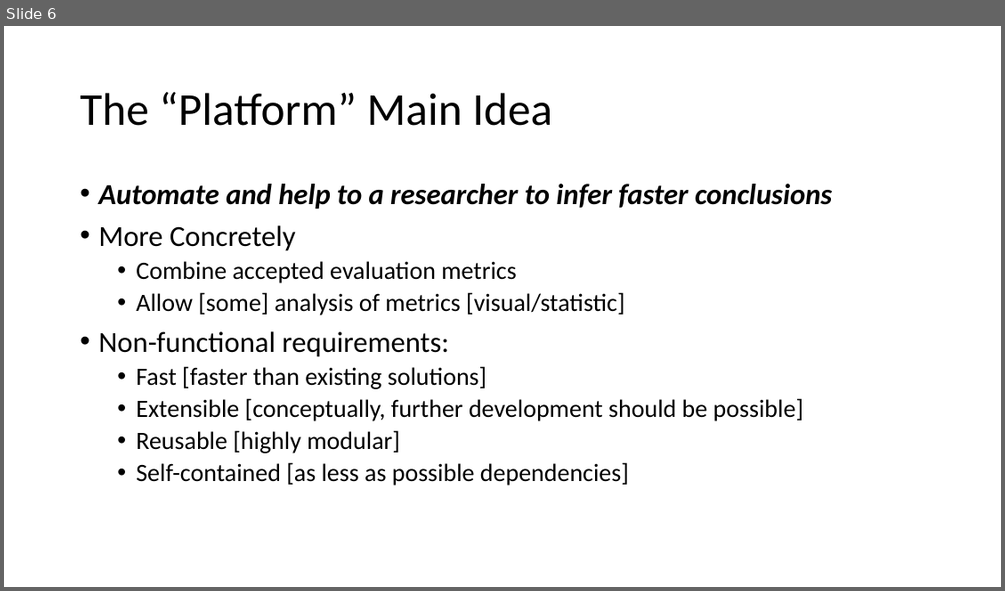
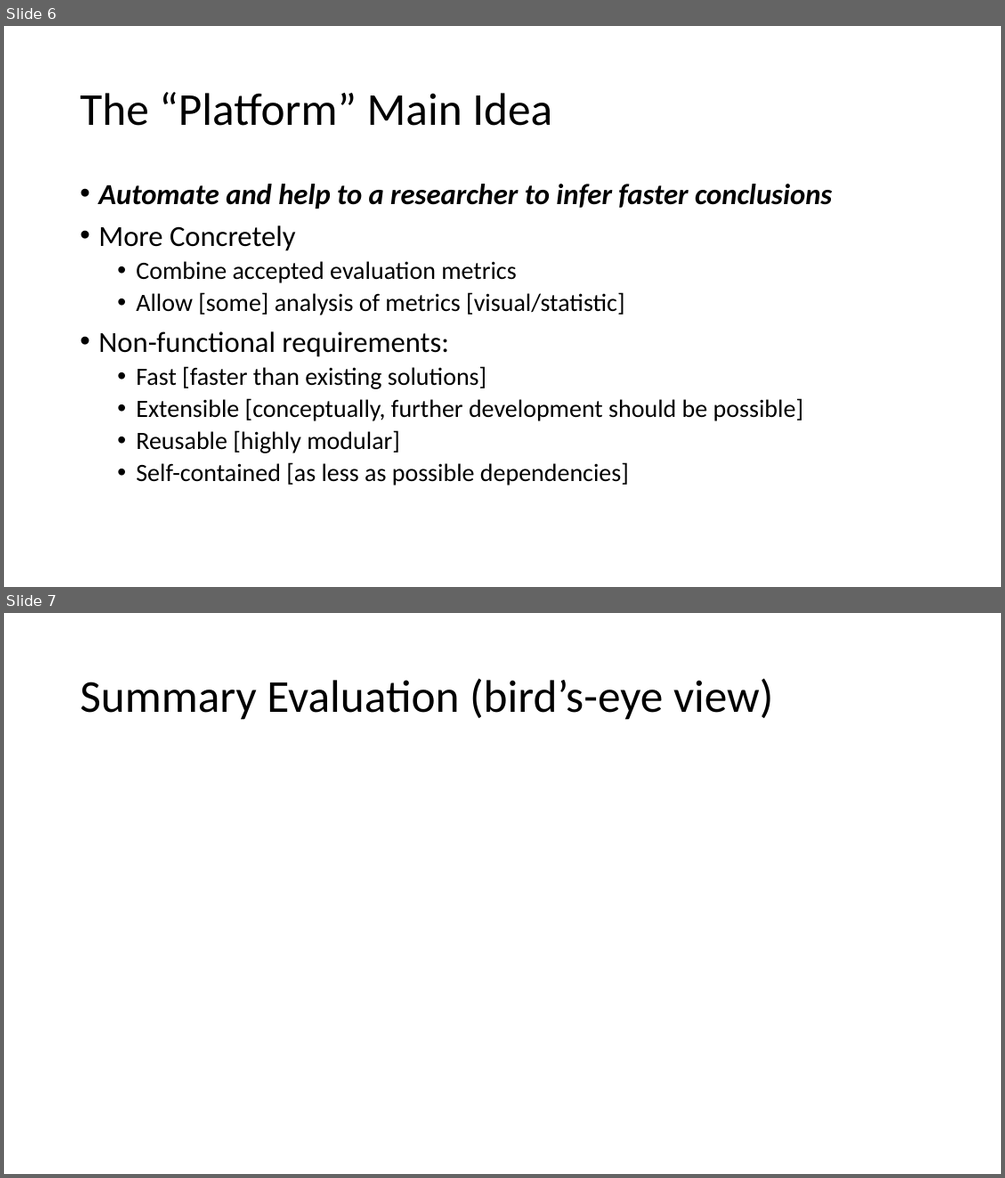
Before and after one commit to karno-bh/rouge-reimpl, a slide deck: docs/Summary Evaluation Platform.pptx. Shown one above the other, each under a label of ours: slide 6 before the commit, slides 6 and 7 after it. The pictures are 1005x591 and 1005x1178 pixels, drawn with LibreOffice and Linux fonts; fonts in the diff are those of the drawing; grey boxes stand for pictures. Boxes give left, top, right and bottom in pixels: in the first picture for what was removed or moved away, otherwise in the second. Text is boxed around its words. In the diff, an @@ line names an element or a change of style, - is before the commit and + after.

Commit message:
additional slides

```diff
--- a/docs/Summary Evaluation Platform.pptx
+++ b/docs/Summary Evaluation Platform.pptx
@@ slide 7 added at bbox=[4, 613, 1001, 1174], background #FFFFFF @@
@@ title added at bbox=[80, 678, 773, 720], 44 pt, text #000000 @@
+Summary Evaluation (bird’s-eye view)
```
